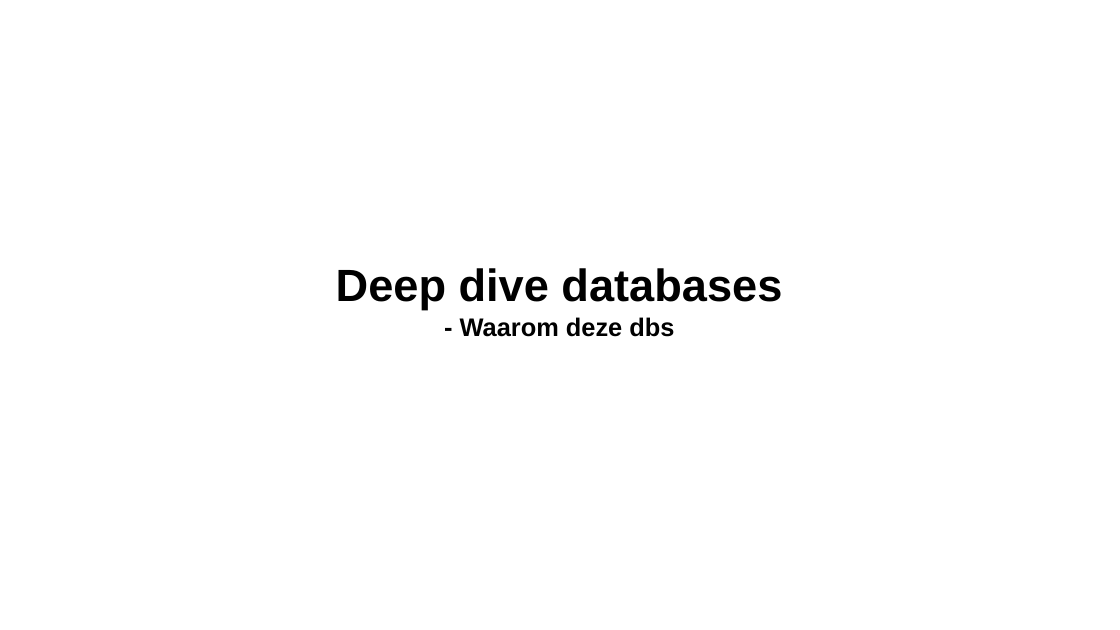
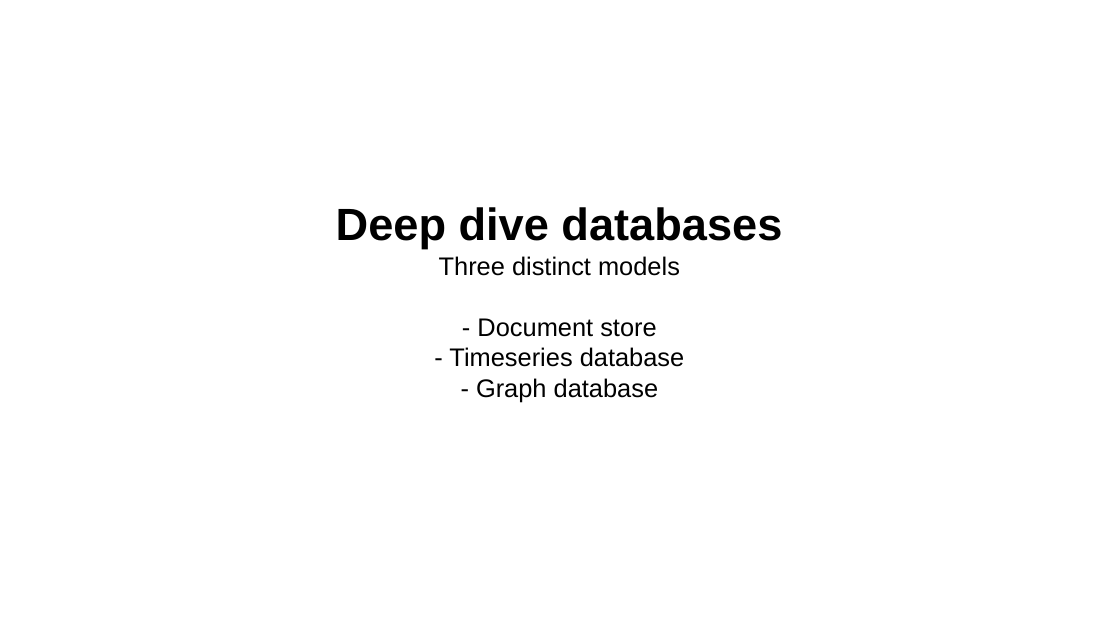
Before and after one commit to skrabbenborg/nosql-talk, a slide deck: slide 3 of presentation/presentation.pptx. Drawn at 1120x630 pixels with LibreOffice and Linux fonts; fonts in the diff are those of the drawing. Boxes give left, top, right and bottom in pixels: in the first picture for what was removed or moved away, otherwise in the second. Text is boxed around its words. In the diff, an @@ line names an element or a change of style, - is before the commit and + after.

Commit message:
First part of the intro

```diff
--- a/presentation/presentation.pptx
+++ b/presentation/presentation.pptx
@@ text at (439,256,684,402): text changed; bold off @@
-- Waarom deze dbs
+Three distinct models
+- Document store
+- Timeseries database
+- Graph database
```
